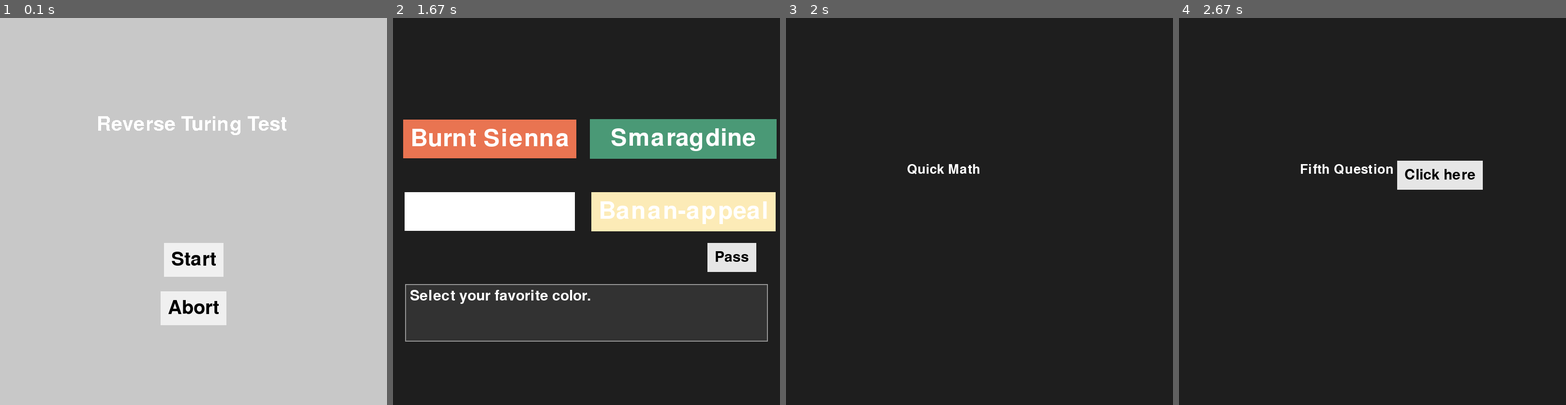
Above: before the commit, frames 1-4 (left to right).
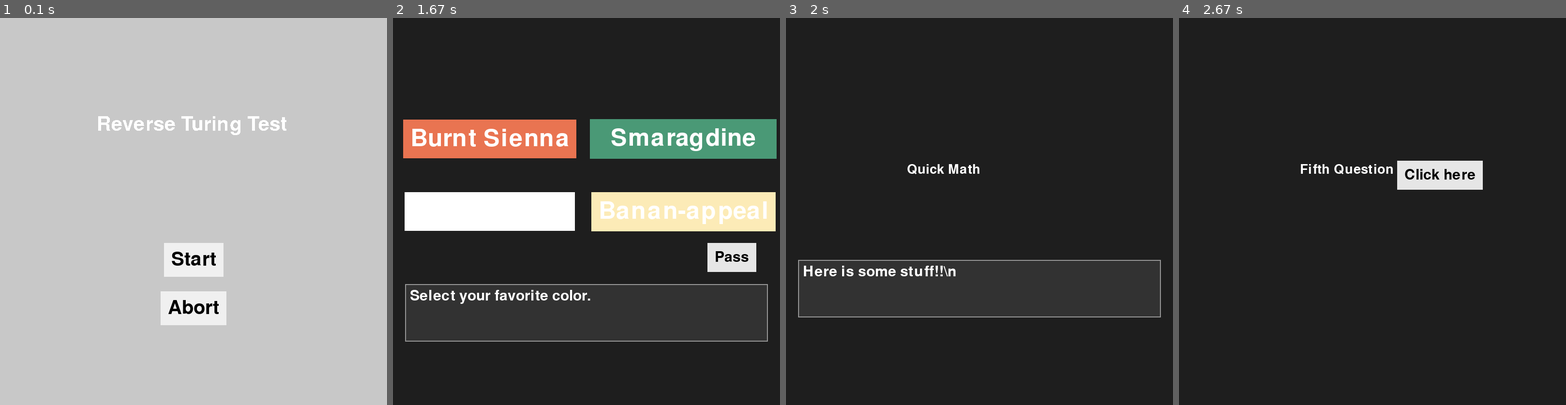
Above: after the commit, the same moments.

Repository: RachelBlack003/Drury-Hackathon-2026
Game: pygame game, started from reverse_turing/main.py
Same seed, same stepped clock (60 frames per second), same inputs: the game is played once before the commit and once after it.
Inputs (mouse positions are in pixels of both pictures, inside the frame that each line leads up to):
- Up to frame 1 (0.1 s): no input
- Up to frame 2 (1.67 s): click "Start" at 0.38 s; click (625, 296) at 0.72 s; tap Space at 1, 1.4 s
- Up to frame 3 (2 s): tap Space at 1.7 s; click (840, 199) at 1.93 s
- Up to frame 4 (2.67 s): tap Space at 2.28 s; click (1492, 203) at 2.63 s

Frames 1-2 are identical in both runs. In frame 3, 1.0% of the frame differs, in the area x 3-97%, y 62-78%; in frame 4, nothing differs.

Commit message:
Added a skeleton of a dialog handler

Diff:
--- /dev/null
+++ b/reverse_turing/dialog/testText.txt
@@ -0,0 +1,3 @@
+Here is some stuff!!\n
+More stuff!\n
+All the stuff
--- a/reverse_turing/questions/quick_math.py
+++ b/reverse_turing/questions/quick_math.py
@@ -1,4 +1,6 @@
 import pygame
+from text_handler import Text_handler
+from textbox import Textbox
 
 class QuickMath:
     def __init__(self, controller):
@@ -7,7 +9,16 @@
         self.done = False
         self.font = pygame.font.SysFont(None, 40)
 
+        self.Text_handler = Text_handler()
+
+        self.Textbox = Textbox(
+            self.screen,
+            text="Initial text"
+        )
+
     def handle_event(self, event):
+        if event.type == pygame.MOUSEBUTTONDOWN:
+            self.Textbox.update_text(self.Text_handler.test_lines[0])
         if event.type == pygame.KEYDOWN:
             if event.key == pygame.K_SPACE: # might change to button
                 self.done = True
@@ -19,6 +30,7 @@
     def draw(self, screen):
         text = self.font.render("Quick Math", True, (255,255,255))
         screen.blit(text, (250, 300))
+        self.Textbox.render()
 
     def is_done(self):
         return self.done
--- /dev/null
+++ b/reverse_turing/text_handler.py
@@ -0,0 +1,10 @@
+from pathlib import Path
+
+
+
+class Text_handler:
+    def __init__(self):
+        script_location = Path(__file__).parent
+        self.test_text_path = script_location / "dialog" / "testText.txt"
+        self.test_file = open(self.test_text_path, 'r', encoding='utf-8')
+        self.test_lines = self.test_file.readlines()
